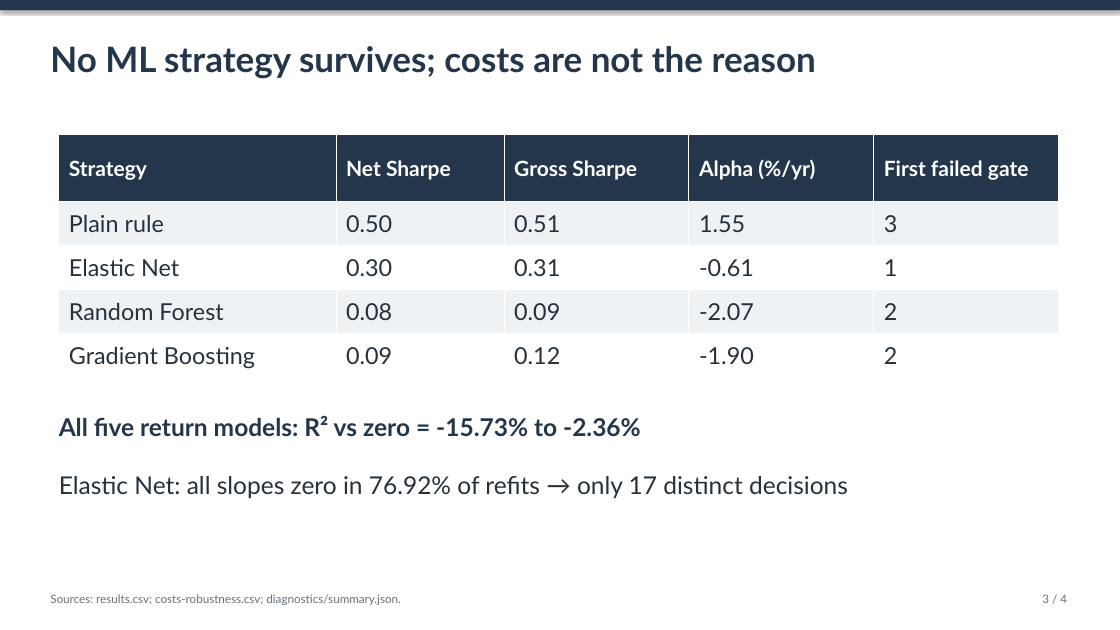
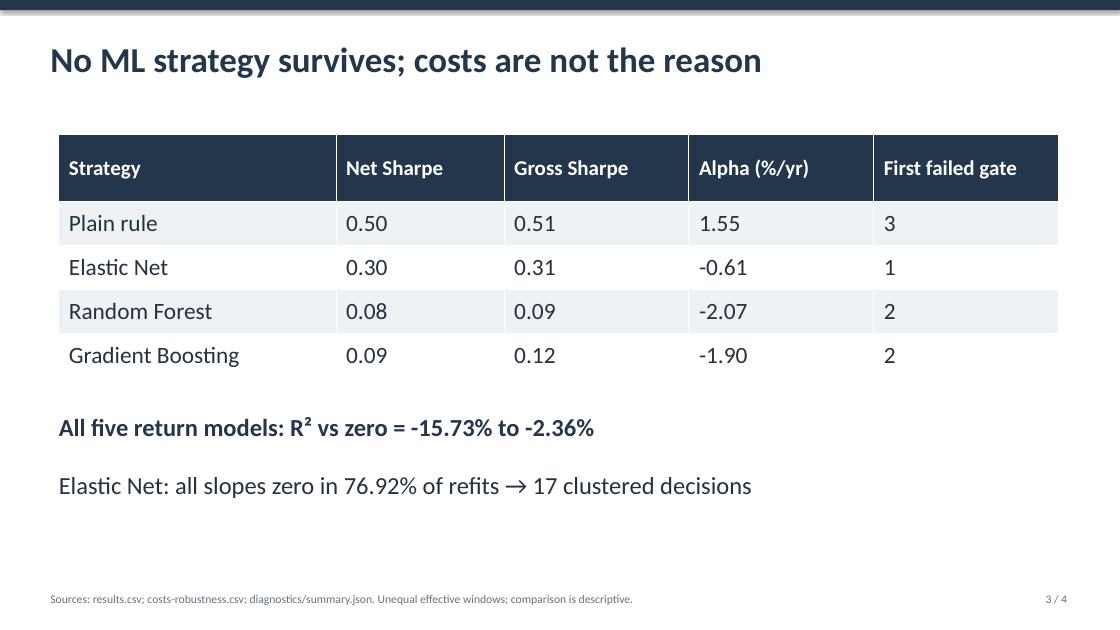
Before and after one commit to anasch2026/AI_FINANCE_INDIVIDUAL_PROJECT, a slide deck: slide 3 of capstone/presentation.pptx. Drawn at 1120x630 pixels with LibreOffice and Linux fonts; fonts in the diff are those of the drawing. Boxes give left, top, right and bottom in pixels: in the first picture for what was removed or moved away, otherwise in the second. Text is boxed around its words. In the diff, an @@ line names an element or a change of style, - is before the commit and + after.

Commit message:
capstone: final manuscript and defence review
Editorial and Office layout corrections after full comparison with the official rubric. 784 consistency checks pass. Frozen research inputs, financial and forecast CSVs, and all manuscript figures remain unchanged; no experiment or estimator was run. Review by Anas Chantah.

```diff
--- a/capstone/presentation.pptx
+++ b/capstone/presentation.pptx
@@ table at [59, 134, 1059, 378] @@
@@ font Lato to Calibri @@
@@ font Lato to Calibri in 3 elements at [50, 47, 761, 78], [1046, 595, 1067, 603], [59, 417, 594, 436] @@
@@ text at [59, 477, 752, 498]: text changed; font Lato to Calibri @@
-Elastic Net: all slopes zero in 76.92% of refits → only 17 distinct decisions
+Elastic Net: all slopes zero in 76.92% of refits → 17 clustered decisions
@@ text at [50, 595, 633, 605]: text changed; font Lato to Calibri @@
-Sources: results.csv; costs-robustness.csv; diagnostics/summary.json.
+Sources: results.csv; costs-robustness.csv; diagnostics/summary.json. Unequal effective windows; comparison is descriptive.
```
Also in this commit, not shown: 3 other slides changed, 16 other files.
